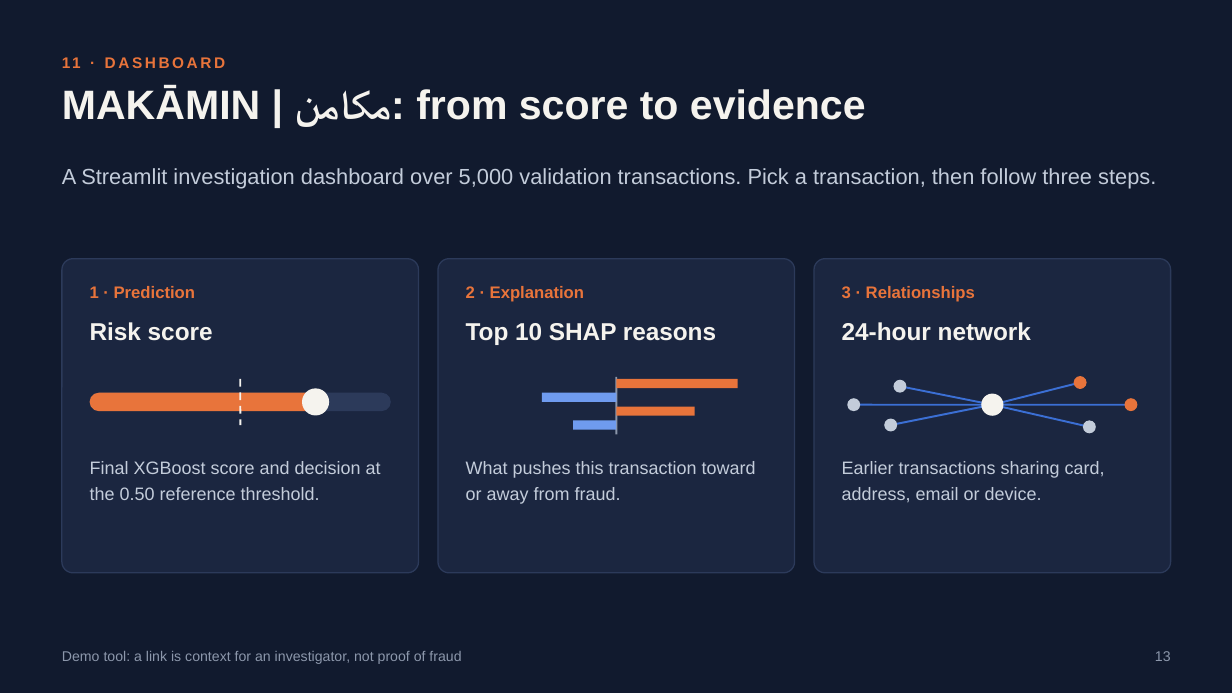
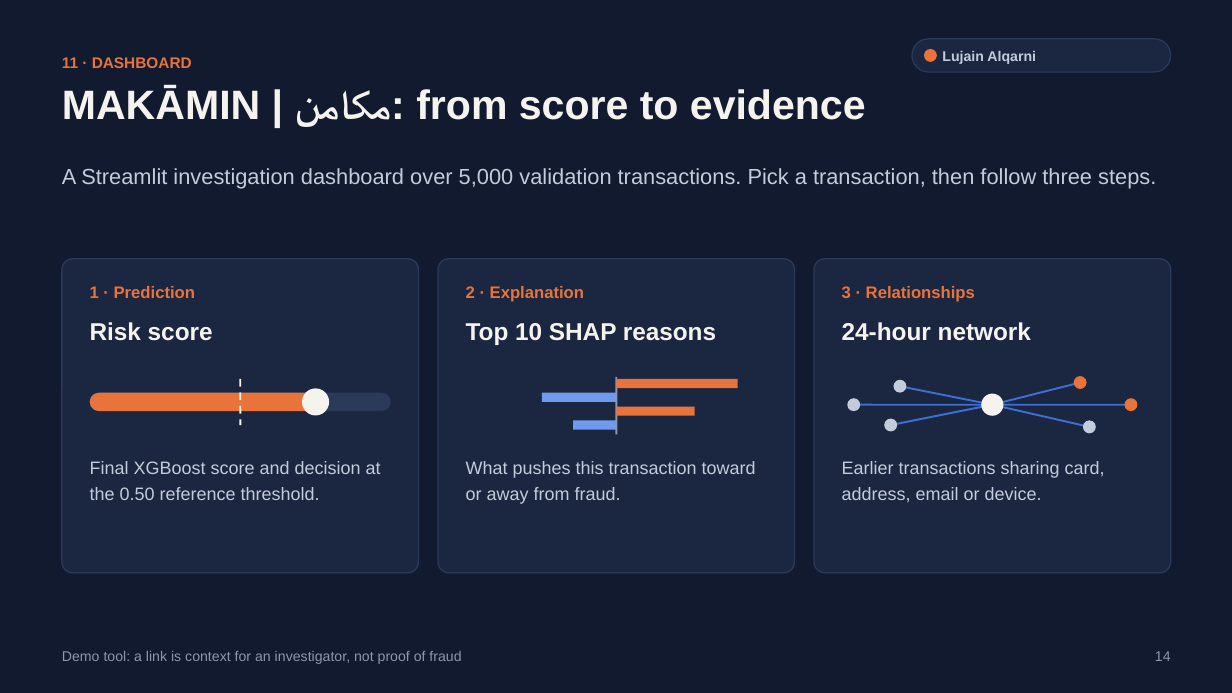
Before and after one commit to NadaMIS/makamin-fraud-detection, a slide deck: slide 14 of makamin-fraud-detection/presentation/MAKAMIN_Presentation.pptx (slide 13 before the commit). Drawn at 1232x693 pixels with LibreOffice and Linux fonts; fonts in the diff are those of the drawing. Boxes give left, top, right and bottom in pixels: in the first picture for what was removed or moved away, otherwise in the second. Text is boxed around its words. In the diff, an @@ line names an element or a change of style, - is before the commit and + after.

```diff
--- a/makamin-fraud-detection/presentation/MAKAMIN_Presentation.pptx
+++ b/makamin-fraud-detection/presentation/MAKAMIN_Presentation.pptx
@@ text "11 · DASHBOARD" at [62,57,192,68]: letter spacing 2 to 0 pt @@
@@ rounded rectangle added at [912,39,1171,72], fill #1B2640, outline #2C3A5A 1 pt @@
@@ ellipse added at [924,49,937,62], fill #E8743B @@
@@ text added at [942,51,1036,64], 11 pt, text #C3CCDA, bold @@
+Lujain Alqarni
@@ text at [1155,651,1171,661]: text changed @@
-13
+14
```
Also in this commit, not shown: 16 other slides changed, 3 slides added.
